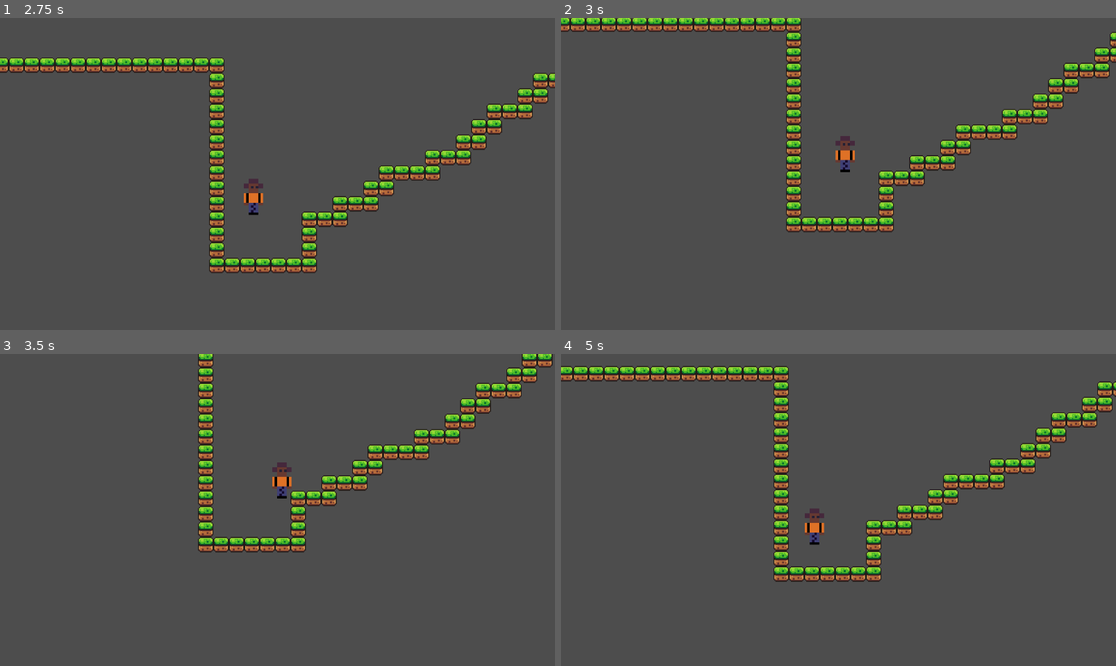
Above: before the commit, frames 1-4 (two rows, left to right).
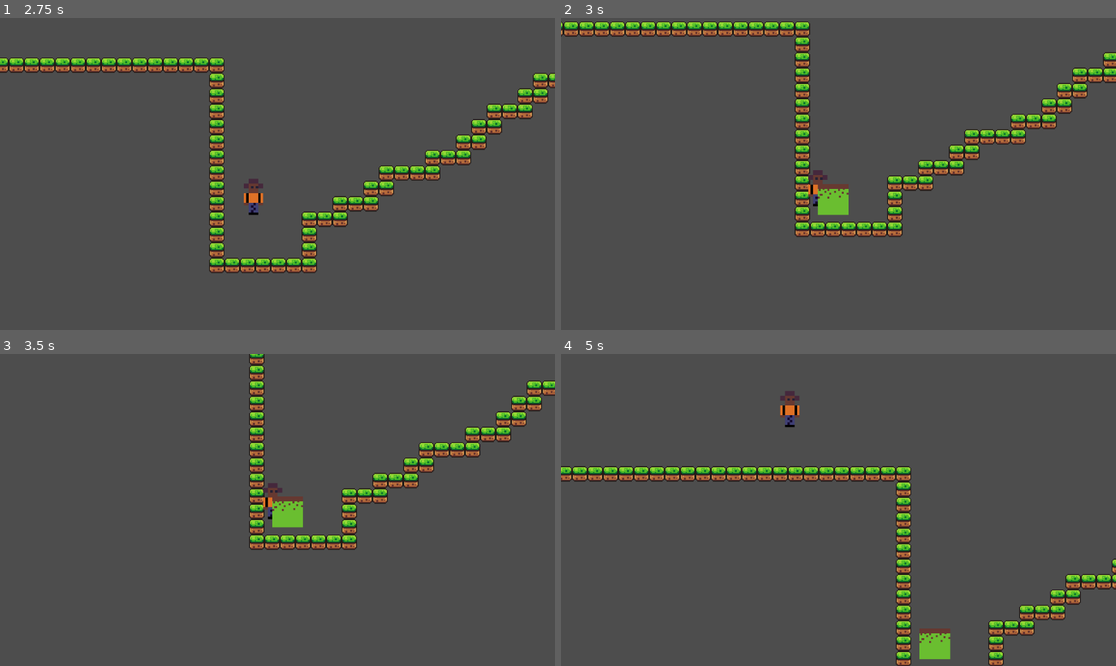
Above: after the commit, the same moments.

Repository: CheeseCode6/GMTK2025
Game: Godot game, scene res://scenes/level_1.tscn
Two runs of this game, one before a commit and one after it. Both use one fixed random seed, a clock stepped at 60 frames per second and the inputs below.
Inputs:
- Up to frame 1 (2.75 s): hold Space (jump) 0.53-1.28 s; hold D (right) 0.53-2.03 s; tap Space (jump) at 1.35, 1.52, 1.82 s; hold A (left) from 2.03 s (still down); hold Space (jump) from 2.03 s (still down)
- Up to frame 2 (3 s): release A (left) at 2.78 s; release Space (jump) at 2.78 s; hold D (right) from 2.78 s (still down); tap Space (jump) at 2.85 s
- Up to frame 3 (3.5 s): keep holding D (right); tap Space (jump) at 3.02, 3.32 s
- Up to frame 4 (5 s): hold Space (jump) 3.53-4.28 s; release D (right) at 4.28 s; hold A (left) from 4.28 s (still down); tap Space (jump) at 4.35, 4.52, 4.82 s

Frame 1 is identical in both runs. In frame 2, 12% of the frame differs, in the area x 0-100%, y 0-71%; in frame 3, 12%; in frame 4, 15%, in the area x 0-100%, y 3-100%.

Commit message:
added death block place mechanic and death

Diff:
--- /dev/null
+++ b/gmtk-2025-project/scenes/damage_zone.tscn
@@ -0,0 +1,12 @@
+[gd_scene load_steps=2 format=3 uid="uid://cthu6fwrqcs21"]
+
+[ext_resource type="Script" uid="uid://bj1t03itndiw4" path="res://scripts/damage_zone.gd" id="1_ppofr"]
+
+[node name="damage_zone" type="Area2D"]
+script = ExtResource("1_ppofr")
+
+[node name="death_wait" type="Timer" parent="."]
+one_shot = true
+
+[connection signal="body_entered" from="." to="." method="_on_body_entered"]
+[connection signal="timeout" from="death_wait" to="." method="_on_death_wait_timeout"]
--- /dev/null
+++ b/gmtk-2025-project/scenes/dead_blok.tscn
@@ -0,0 +1,15 @@
+[gd_scene load_steps=3 format=3 uid="uid://bonmjx52r88ct"]
+
+[ext_resource type="Texture2D" uid="uid://b36jfpvx5ntur" path="res://assets/sprites/dirt_block.png" id="1_s8tg3"]
+
+[sub_resource type="RectangleShape2D" id="RectangleShape2D_c12hc"]
+size = Vector2(32, 32)
+
+[node name="StaticBody2D" type="StaticBody2D"]
+position = Vector2(1, -16)
+
+[node name="Sprite2D" type="Sprite2D" parent="."]
+texture = ExtResource("1_s8tg3")
+
+[node name="CollisionShape2D" type="CollisionShape2D" parent="."]
+shape = SubResource("RectangleShape2D_c12hc")
--- a/gmtk-2025-project/scenes/level_1.tscn
+++ b/gmtk-2025-project/scenes/level_1.tscn
@@ -1,7 +1,8 @@
-[gd_scene load_steps=5 format=3 uid="uid://batd5h0bhvgmd"]
+[gd_scene load_steps=7 format=3 uid="uid://batd5h0bhvgmd"]
 
 [ext_resource type="PackedScene" uid="uid://d0hs8j8ts2ele" path="res://scenes/player.tscn" id="1_014kd"]
 [ext_resource type="Texture2D" uid="uid://bey0dpxgbmyy7" path="res://assets/sprites/world_tileset-export.png" id="1_bswci"]
+[ext_resource type="PackedScene" uid="uid://cthu6fwrqcs21" path="res://scenes/damage_zone.tscn" id="3_rus8k"]
 
 [sub_resource type="TileSetAtlasSource" id="TileSetAtlasSource_rus8k"]
 texture = ExtResource("1_bswci")
@@ -168,6 +169,9 @@
 physics_layer_0/collision_mask = 3
 sources/0 = SubResource("TileSetAtlasSource_rus8k")
 
+[sub_resource type="RectangleShape2D" id="RectangleShape2D_5xbjy"]
+size = Vector2(91, 39)
+
 [node name="Level_1" type="Node2D"]
 
 [node name="TileMap" type="TileMap" parent="."]
@@ -181,3 +185,11 @@
 [node name="Camera2D" type="Camera2D" parent="player"]
 zoom = Vector2(2, 2)
 position_smoothing_enabled = true
+
+[node name="damage_zone" parent="." instance=ExtResource("3_rus8k")]
+position = Vector2(138, 212)
+collision_mask = 3
+
+[node name="CollisionShape2D" type="CollisionShape2D" parent="damage_zone"]
+position = Vector2(4.5, 9.5)
+shape = SubResource("RectangleShape2D_5xbjy")
--- /dev/null
+++ b/gmtk-2025-project/scripts/damage_zone.gd
@@ -0,0 +1,18 @@
+#damagezone.gd
+extends Area2D
+@onready var death_wait: Timer = $death_wait
+var plyr:Node2D
+
+func _on_body_entered(body: Node2D) -> void:
+	if body is CharacterBody2D:
+		plyr = body
+		body.place_block()
+		die()
+
+func die()->void:
+	Engine.time_scale = 0.5
+	death_wait.start()
+
+func _on_death_wait_timeout() -> void:
+	Engine.time_scale = 1
+	plyr.respawn()
--- a/gmtk-2025-project/scripts/player.gd
+++ b/gmtk-2025-project/scripts/player.gd
@@ -1,3 +1,4 @@
+#player.gd
 extends CharacterBody2D
 
 @onready var jump_buffer: Timer = $jump_buffer
@@ -10,10 +11,15 @@
 const accelaration = 80
 const def_decel = 80
 
+var spawn_pos:Vector2
 var decel = def_decel
 var buffered = false
 var coyoted = false
 var was_on_floor = true
+var last_block:Node2D = null
+
+func _ready() -> void:
+	spawn_pos = position
 
 func _physics_process(delta: float) -> void:
 	if not is_on_floor():
@@ -28,7 +34,6 @@
 
 	if Input.is_action_pressed("jump"):
 		if is_on_floor() or coyoted:
-			if coyoted: print("coyote jump\n")
 			jump()
 		else:
 			buffered = true
@@ -54,3 +59,17 @@
 
 func _on_coyote_time_timeout() -> void:
 	coyoted = false
+
+func place_block()->void:
+	if last_block:
+		last_block.queue_free()
+		last_block.visible = false
+	var block = preload("res://scenes/dead_blok.tscn").instantiate()
+	block.position.x = position.x
+	block.position.y = position.y
+	get_parent().call_deferred("add_child", block)
+	last_block = block
+
+func respawn():
+	position = spawn_pos
+	velocity = Vector2.ZERO
Not shown, added: gmtk-2025-project/assets/Music/Saksham Jha - New Project 2025-07-30 23_25.mp3.import
Not shown, added: gmtk-2025-project/assets/Music/video_20250731_194310_edit.mp3.import
Binary file added: gmtk-2025-project/assets/sprites/dirt_block.png
Not shown, added: gmtk-2025-project/assets/sprites/dirt_block.png.import
Not shown, added: gmtk-2025-project/scripts/damage_zone.gd.uid
Not shown, added: gmtk-2025-project/assets/Music/Saksham Jha - New Project 2025-07-30 23_25.mp3
Not shown, added: gmtk-2025-project/assets/Music/video_20250731_194310_edit.mp3
